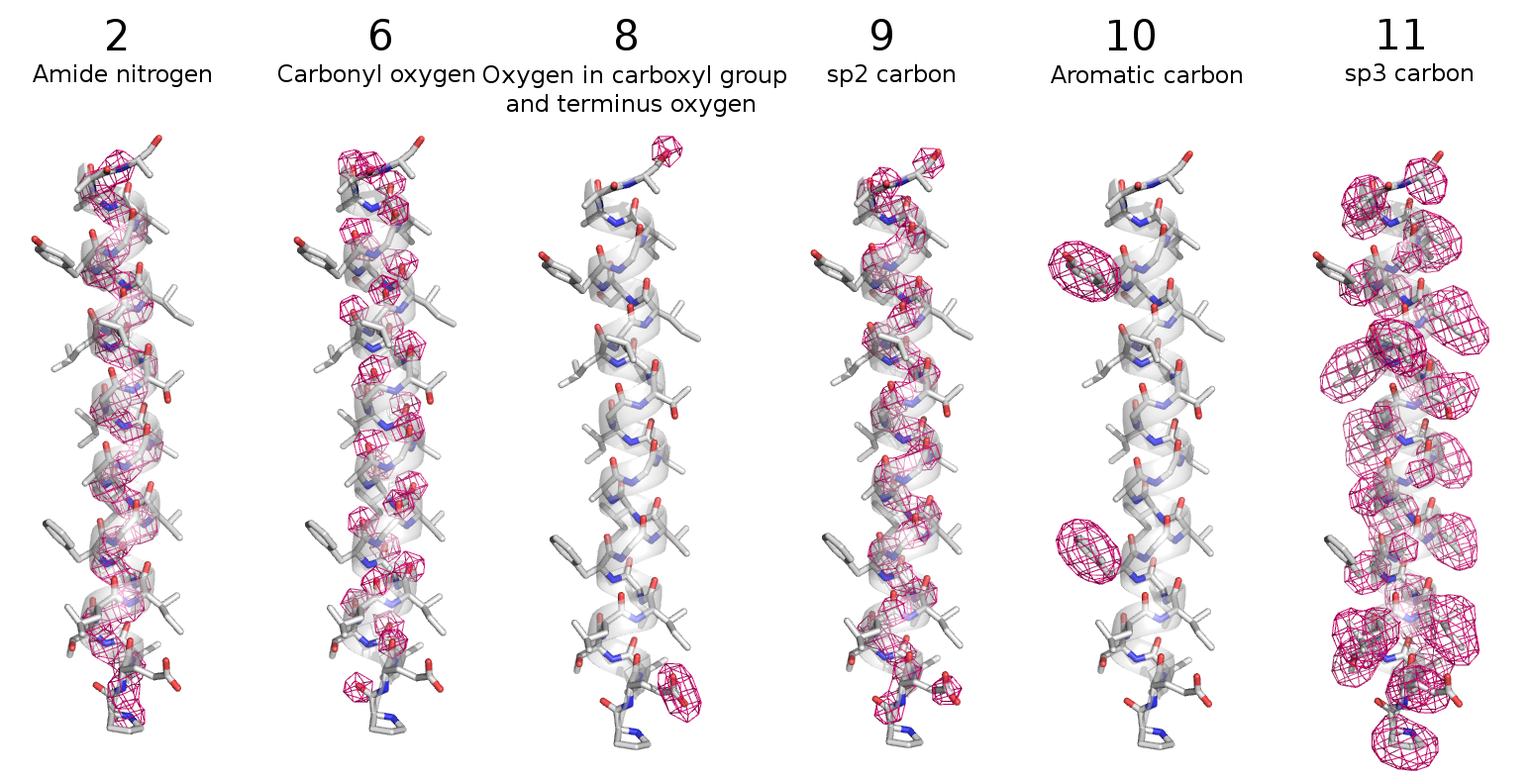
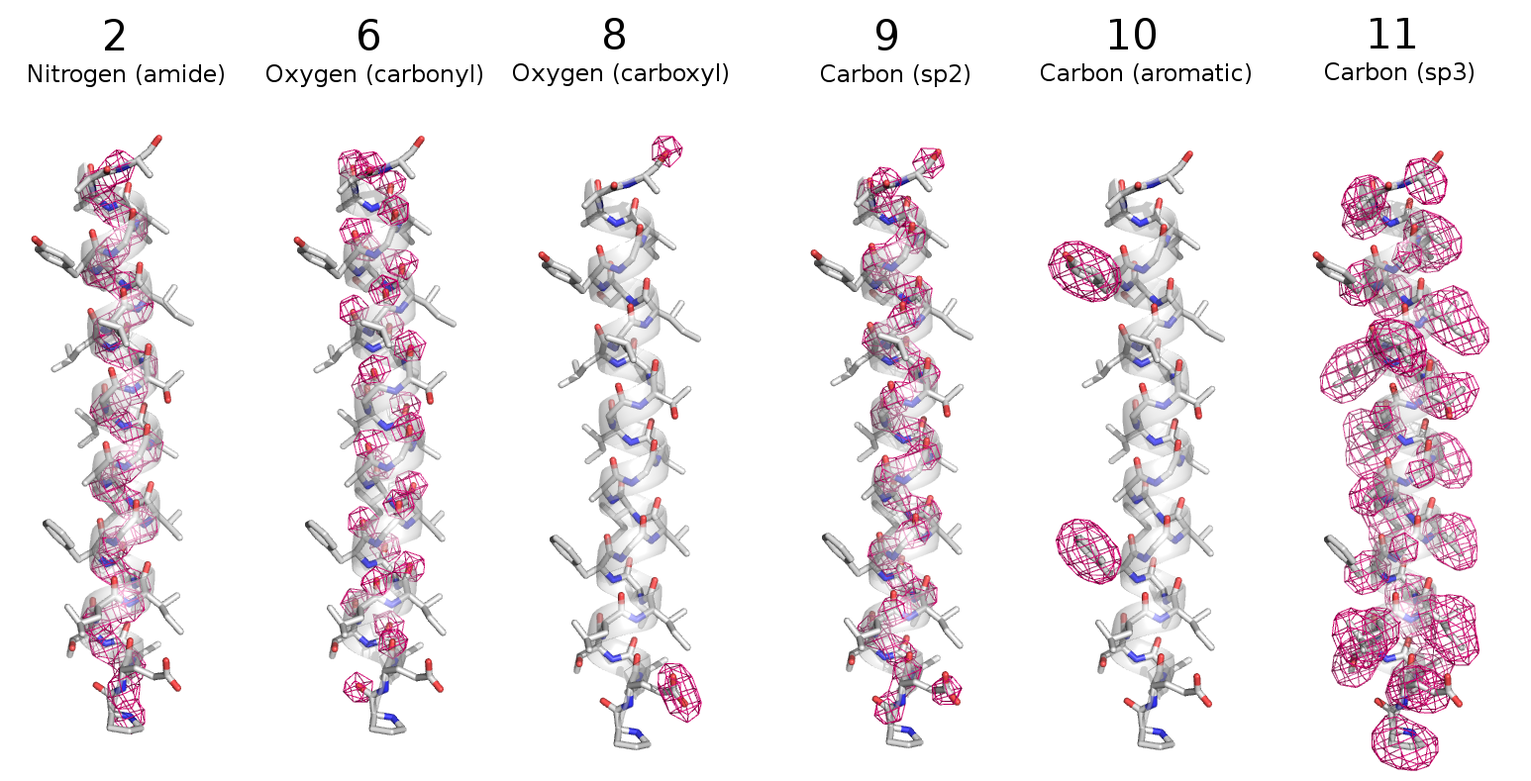
Before/after of a (1531, 781) layered artwork. What changed in the layer stack:
painted on "8" over bbox(483, 17, 787, 117)
painted on "6" over bbox(266, 18, 483, 88)
painted on "11" over bbox(1324, 17, 1474, 87)
painted on "10" over bbox(1040, 17, 1251, 85)
painted on "9" over bbox(820, 18, 970, 88)
painted on "2 ..." over bbox(28, 18, 224, 88)
